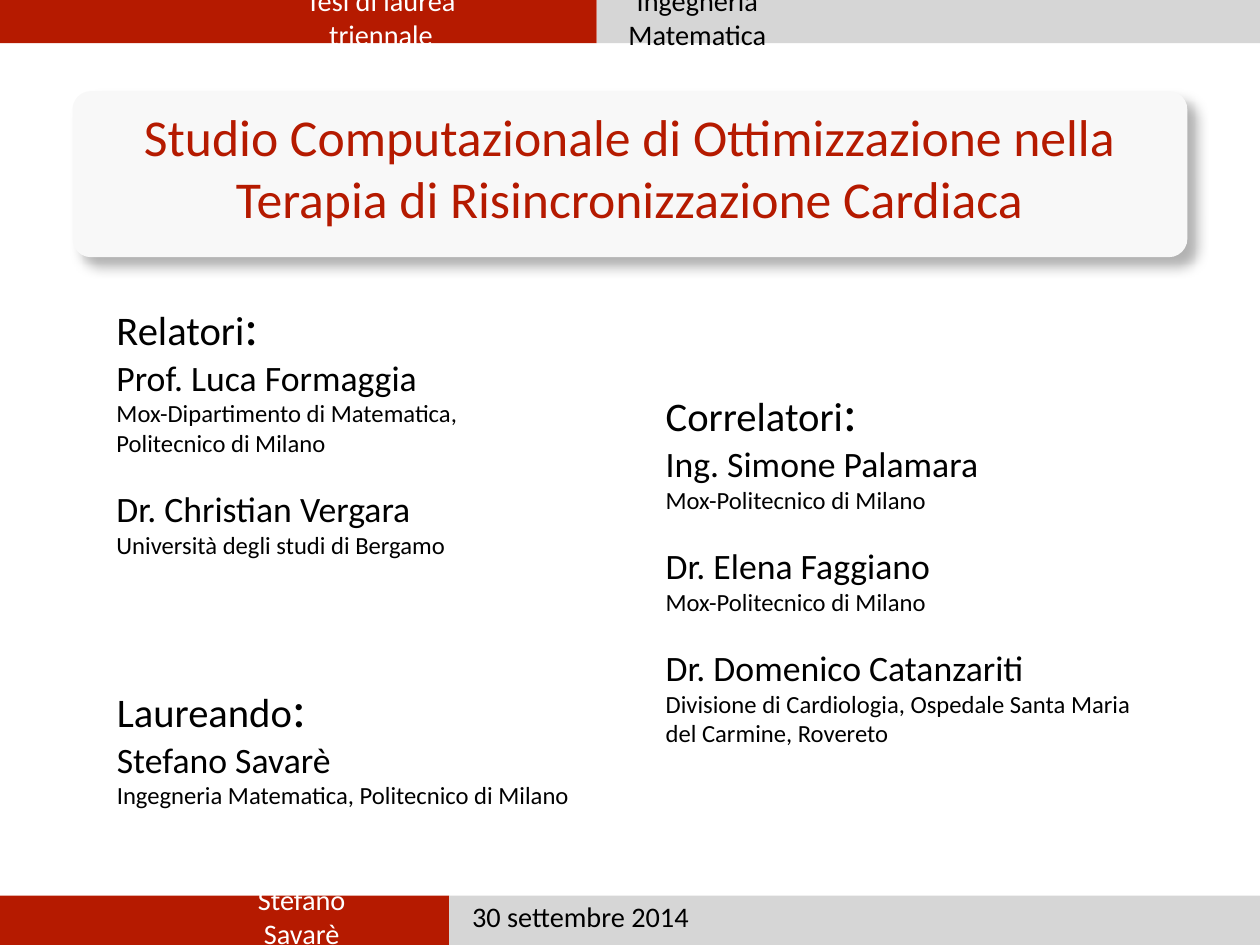
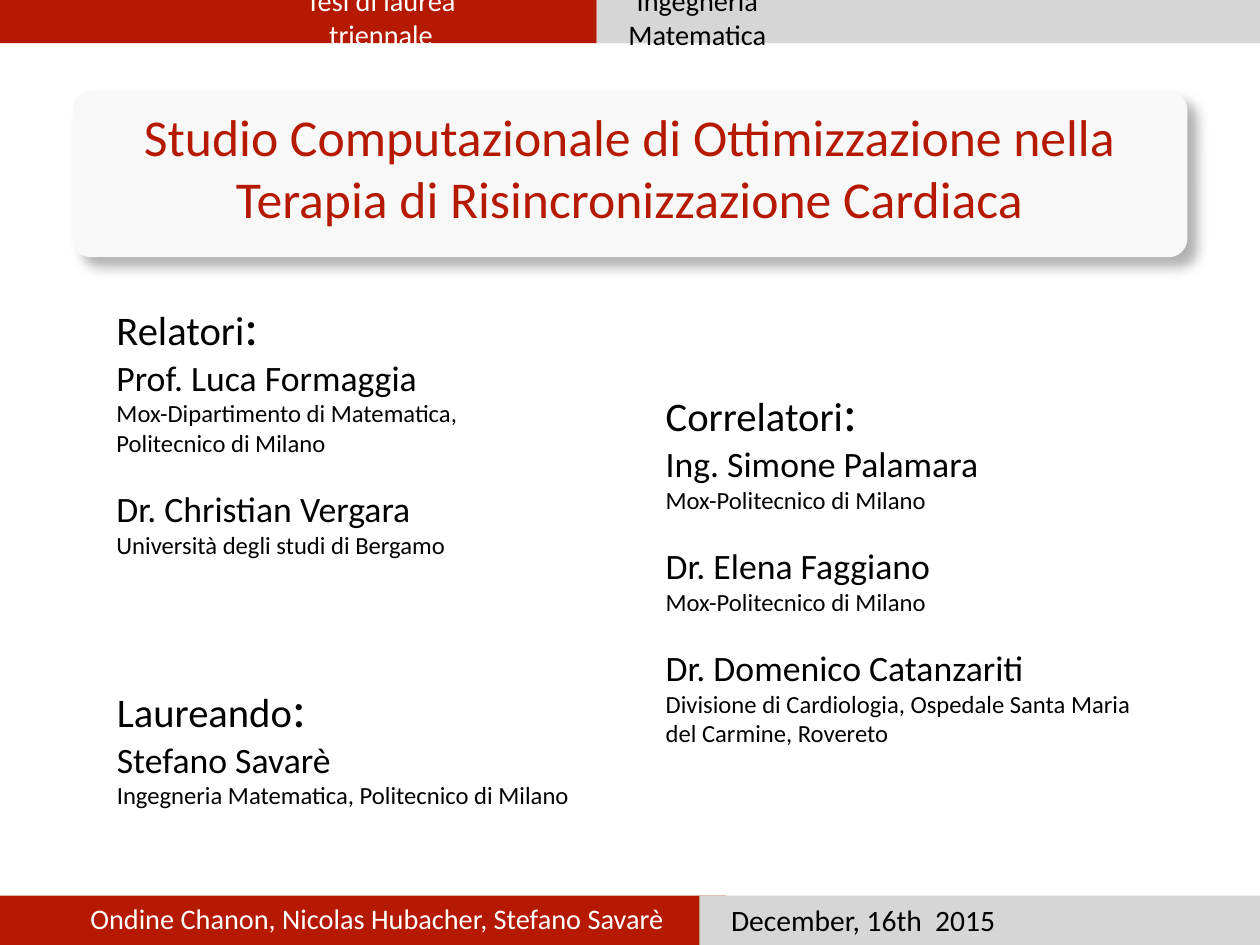
Before and after one commit to nhubi/disProject, a slide deck: slide 1 of Presentation/presentation.pptx. Drawn at 1260x945 pixels with LibreOffice and Linux fonts; fonts in the diff are those of the drawing. Boxes give left, top, right and bottom in pixels: in the first picture for what was removed or moved away, otherwise in the second. Text is boxed around its words. In the diff, an @@ line names an element or a change of style, - is before the commit and + after.

```diff
--- a/Presentation/presentation.pptx
+++ b/Presentation/presentation.pptx
@@ rectangle: place and size @@
-rectangle at [0,896,449,945]
+rectangle at [0,896,727,945]
@@ rectangle: place and size @@
-rectangle at [449,896,1260,945]
+rectangle at [699,896,1260,945]
@@ text at [90,909,664,933]: text changed @@
-Stefano Savarè
+Ondine Chanon, Nicolas Hubacher, Stefano Savarè
@@ text removed at [472,907,688,927] @@
-30 settembre 2014
@@ text added at [731,910,995,935], 24 pt, text #000000 @@
+December, 16th 2015
```
Also in this commit, not shown: 1 other slide changed, 9 slides added, 3 slides removed, 1 other file.
